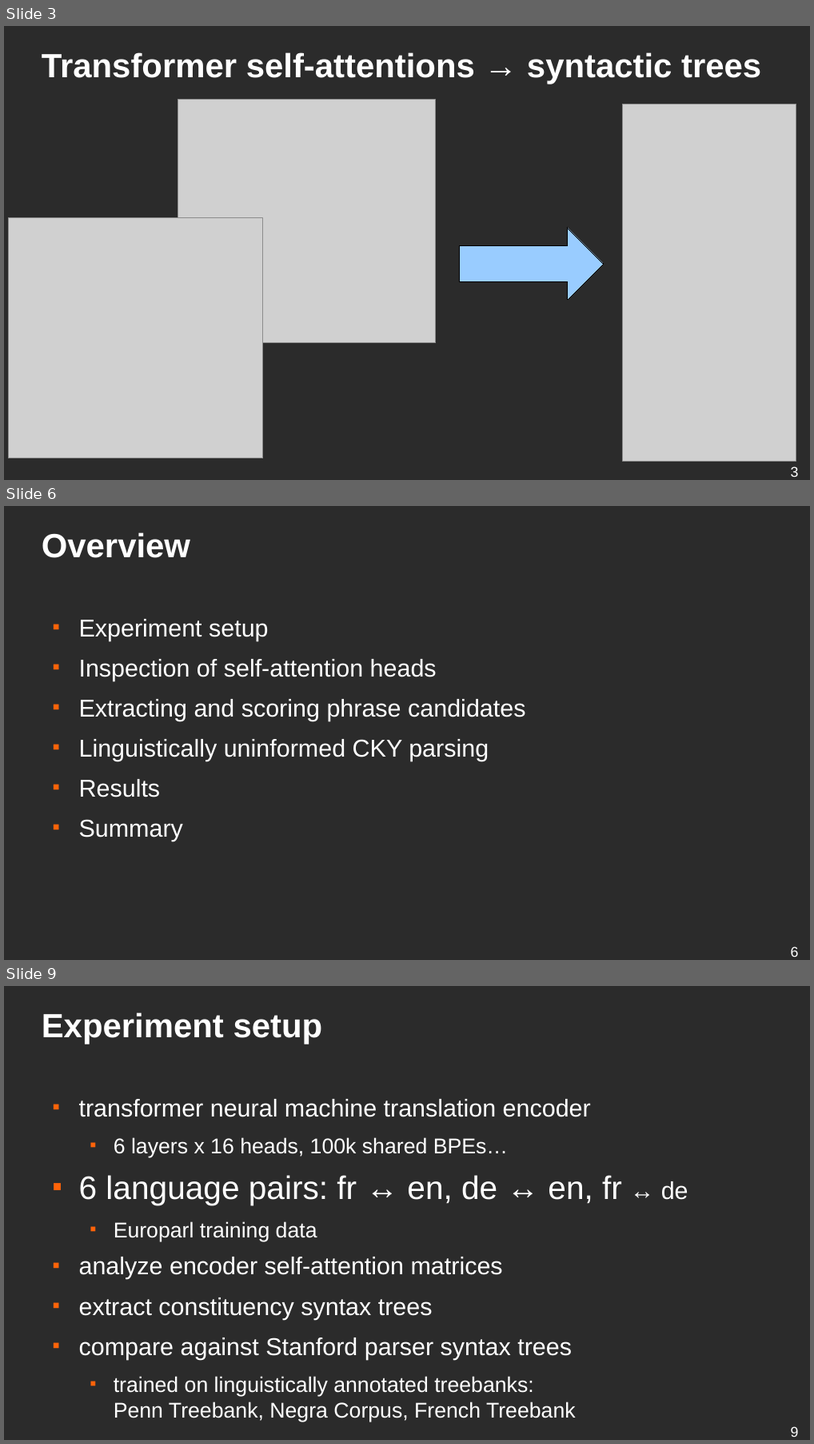
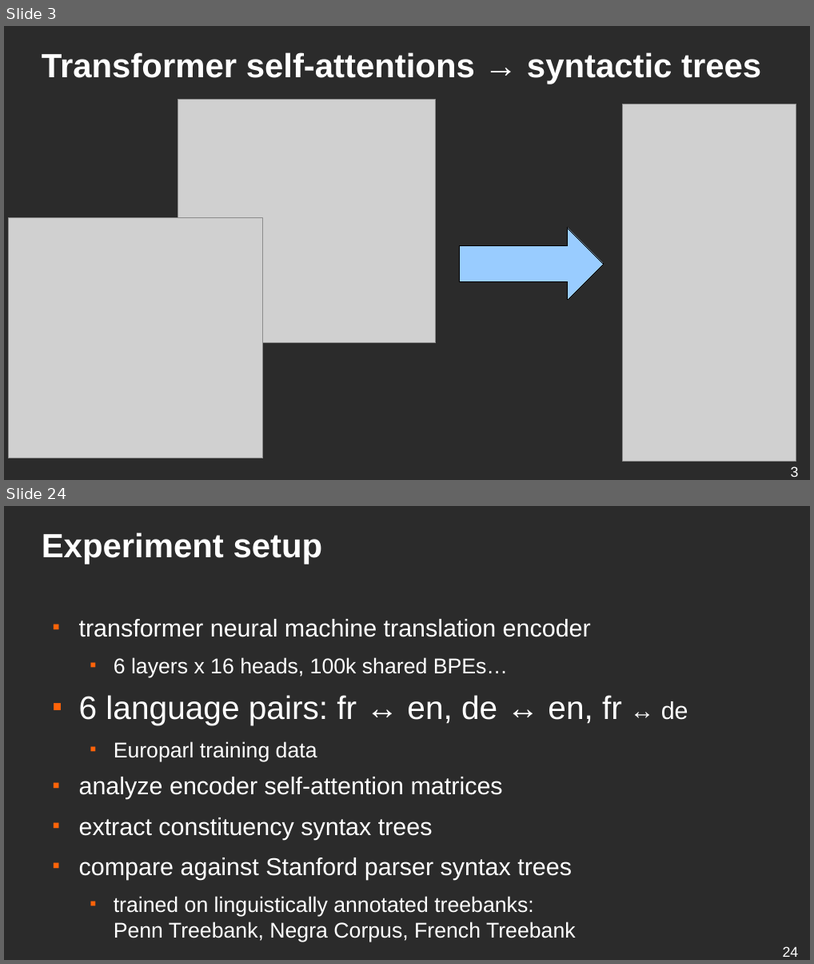
Before and after one commit to ufal/lsd, a slide deck: conferences/2019-blackbox-balustrades/presentation.odp. Shown one above the other, each under a label of ours: slides 3, 6 and 9 before the commit, slides 3 and 24 after it; the slides between them are not shown. The pictures are 814x1444 and 814x964 pixels, drawn with LibreOffice and Linux fonts; fonts in the diff are those of the drawing; grey boxes stand for pictures; background and template pictures are left out; a plain dark background stands for a picture behind light text. Boxes give left, top, right and bottom in pixels: in the first picture for what was removed or moved away, otherwise in the second. Text is boxed around its words. In the diff, an @@ line names an element or a change of style, - is before the commit and + after.

```diff
--- a/conferences/2019-blackbox-balustrades/presentation.odp
+++ b/conferences/2019-blackbox-balustrades/presentation.odp
@@ slide 6 removed at [4,506,810,960], background picture (left out) @@
@@ title removed at [42,532,190,558] @@
-Overview
@@ text removed at [79,619,526,841] @@
-■ Experiment setup
-■ Inspection of self-attention heads
-■ Extracting and scoring phrase candidates
-■ Linguistically uninformed CKY parsing
-■ Results
-■ Summary
@@ page number removed at [791,946,799,956] @@
-6
@@ what was slide 9 is now slide 24 @@
@@ page number at [783,946,799,956]: text changed @@
-9
+24
```
Also in this commit, not shown: 2 slides changed, 18 slides added, 2 other slides removed, 1 other file.
